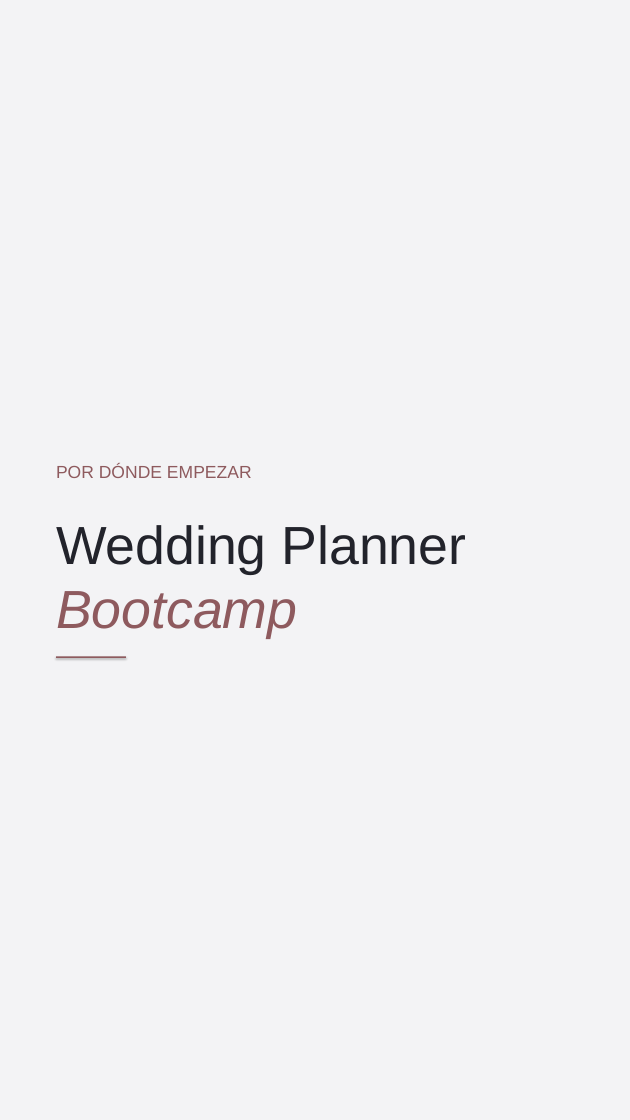
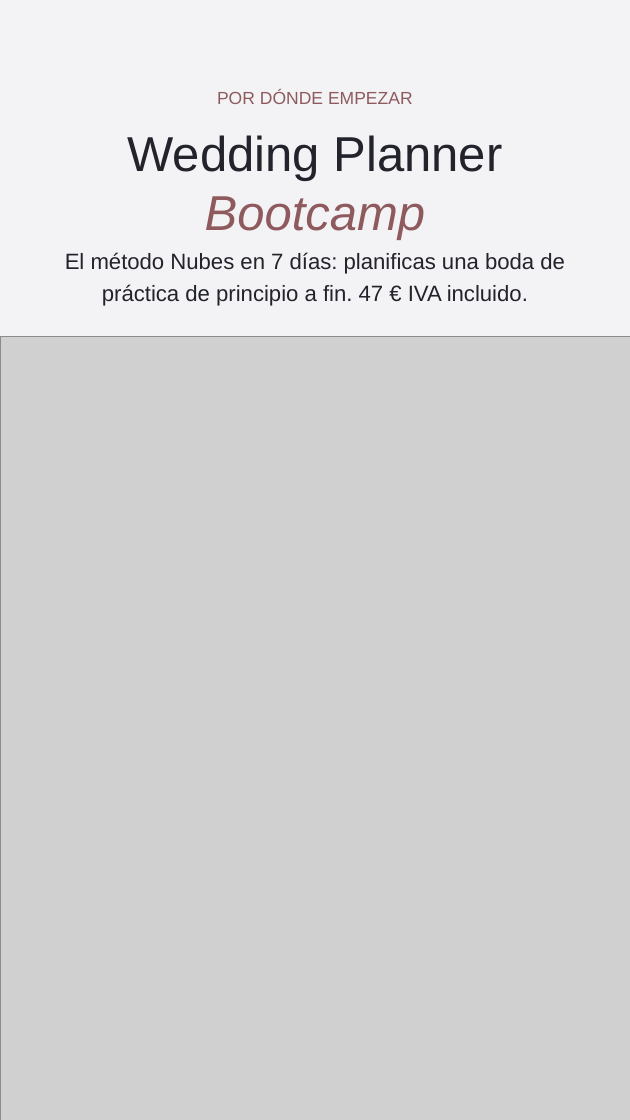
Before and after one commit to NDAEVENTS/NUBES-SCHOOL, a slide deck: slide 3 of public/ig/2026-10-30-nuevas/2026-10-30-stories-canva.pptx. Drawn at 630x1120 pixels with LibreOffice and Linux fonts; fonts in the diff are those of the drawing; grey boxes stand for pictures. Boxes give left, top, right and bottom in pixels: in the first picture for what was removed or moved away, otherwise in the second. Text is boxed around its words. In the diff, an @@ line names an element or a change of style, - is before the commit and + after.

```diff
--- a/public/ig/2026-10-30-nuevas/2026-10-30-stories-canva.pptx
+++ b/public/ig/2026-10-30-nuevas/2026-10-30-stories-canva.pptx
@@ text "POR DÓNDE EMPEZAR": place and size @@
-text "POR DÓNDE EMPEZAR" at [56,466,252,478]
+text "POR DÓNDE EMPEZAR" at [217,92,413,104]
@@ text "POR DÓNDE EMPEZAR" at [217,92,413,104]: alignment left to centre @@
@@ text "Wedding Planner Bootcamp": place and size @@
-text "Wedding Planner Bootcamp" at [56,525,467,638]
+text "Wedding Planner Bootcamp" at [127,135,503,240]
@@ text "Wedding Planner Bootcamp" at [127,135,503,240]: size 69 to 63 pt; alignment left to centre @@
@@ text added at [65,252,565,306], 28.5 pt, text #22232B @@
+El método Nubes en 7 días: planificas una boda de práctica de principio a fin. 47 € IVA incluido.
@@ picture added at [0,337,630,1120] @@
@@ rectangle removed at [56,656,126,658] @@
```
Also in this commit, not shown: 2 other slides changed, 9 other files.
